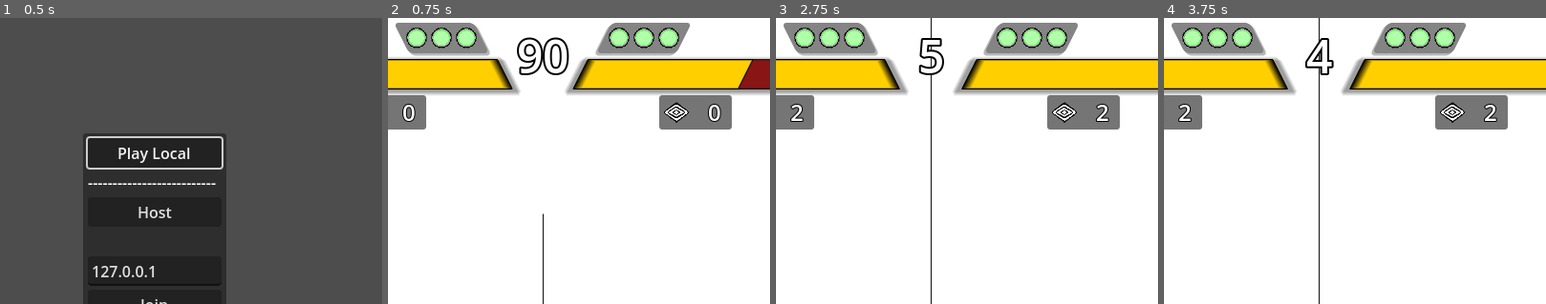
Above: before the commit, frames 1-4 (left to right).
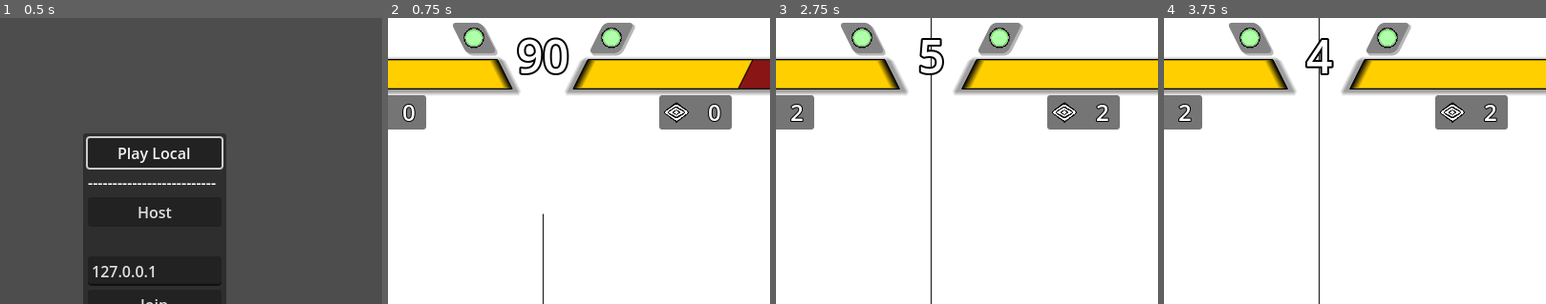
Above: after the commit, the same moments.

Repository: SamBumgardner/spellstrike
Game: Godot game, scene res://network/main.tscn
Two runs of this game, one before a commit and one after it. Both use one fixed random seed, a clock stepped at 60 frames per second and the inputs below.
Inputs (mouse positions are % of the whole screen's width and height, from its top left):
- Up to frame 1 (0.5 s): no input
- Up to frame 2 (0.75 s): click "Play Local" at 0.5 s
- Up to frame 3 (2.75 s): tap Enter at 1.25 s; move the mouse to (72, 45) at 1.27 s; hold Up 1.28-2 s; click (72, 45) at 1.42 s; tap Space at 2 s; drag from (30, 55) to (45, 70) at 2.02 s
- Up to frame 4 (3.75 s): move the mouse to (60, 28) at 2.77 s; hold Up 2.78-3.5 s; tap Enter at 3.5 s; drag from (45, 70) to (75, 70) at 3.52 s
The pictures show only the part of the screen within x 30-80%, y 0-50%; the shares and areas given below are measured in that part.

Frame 1 is identical in both runs. In frame 2, 4.7% of the frame differs, in the area x 2-79%, y 1-14%; in frame 3, 4.7%; in frame 4, 4.7%.

Commit message:
fiddled with rounds tracker to make it resiable
Little clunky to make it happy on both p1 and p2 side. Something to consider more thoroughly in the future.

Diff:
--- a/game/TestGameplay.tscn
+++ b/game/TestGameplay.tscn
@@ -16,6 +16,17 @@
 [ext_resource type="PackedScene" uid="uid://b31xd5gmlo6uy" path="res://ui/RoundTimerDisplay.tscn" id="9_cdte3"]
 [ext_resource type="PackedScene" uid="uid://bdy1yk1bvbqwg" path="res://ui/menu/Notification.tscn" id="9_rb1s8"]
 
+[sub_resource type="StyleBoxFlat" id="StyleBoxFlat_ustvg"]
+bg_color = Color(0.517184, 0.517184, 0.517184, 1)
+skew = Vector2(0.5, 0)
+corner_radius_top_left = 5
+corner_radius_top_right = 5
+corner_radius_bottom_right = 5
+corner_radius_bottom_left = 5
+shadow_color = Color(0, 0, 0, 0.286275)
+shadow_size = 1
+shadow_offset = Vector2(2, 2)
+
 [node name="TestGameplay" type="Node2D"]
 script = ExtResource("1_hel5h")
 
@@ -33,33 +44,27 @@
 theme = ExtResource("2_mo6pi")
 
 [node name="RoundsTracker" parent="UI/BattleHUD" instance=ExtResource("4_p4lva")]
-layout_mode = 0
-anchors_preset = 0
-anchor_left = 0.0
+layout_mode = 1
+anchors_preset = -1
 anchor_top = 0.0
-anchor_right = 0.0
 anchor_bottom = 0.0
-offset_left = 252.0
 offset_top = 5.0
-offset_right = 336.0
+offset_right = -456.0
+offset_bottom = 37.0
+grow_vertical = 1
+
+[node name="RoundsTracker2" parent="UI/BattleHUD" instance=ExtResource("4_p4lva")]
+layout_mode = 1
+anchors_preset = -1
+anchor_top = 0.0
+anchor_bottom = 0.0
+offset_left = -344.0
+offset_top = 5.0
+offset_right = -312.0
 offset_bottom = 37.0
 grow_horizontal = 1
 grow_vertical = 1
-
-[node name="RoundsTracker2" parent="UI/BattleHUD" instance=ExtResource("4_p4lva")]
-layout_mode = 0
-anchors_preset = 0
-anchor_left = 0.0
-anchor_top = 0.0
-anchor_right = 0.0
-anchor_bottom = 0.0
-offset_left = 548.0
-offset_top = 5.0
-offset_right = 632.0
-offset_bottom = 37.0
-grow_horizontal = 1
-grow_vertical = 1
-scale = Vector2(-1, 1)
+theme_override_styles/panel = SubResource("StyleBoxFlat_ustvg")
 
 [node name="HealthTracker" parent="UI/BattleHUD" instance=ExtResource("2_cvjpa")]
 custom_minimum_size = Vector2(335, 0)
@@ -103,6 +108,7 @@
 offset_right = -45.0
 offset_bottom = 43.0
 grow_horizontal = 0
+tracking_side = 1
 
 [node name="MatchOver" type="Label" parent="UI/BattleHUD" groups=["network_sync"]]
 visible = false
--- a/game/ui/RoundsTracker.tscn
+++ b/game/ui/RoundsTracker.tscn
@@ -1,23 +1,25 @@
-[gd_scene load_steps=4 format=3 uid="uid://dtt77h6lbqwi4"]
+[gd_scene load_steps=5 format=3 uid="uid://dtt77h6lbqwi4"]
 
 [ext_resource type="Theme" uid="uid://g81jjwbmr34u" path="res://ui/themes/RoundsTrackerTheme.tres" id="1_gkewk"]
 [ext_resource type="Texture2D" uid="uid://pb4t6emhw3h4" path="res://assets/art/empty_round_marker.png" id="2_e0gkk"]
+[ext_resource type="Script" path="res://ui/rounds_tracker.gd" id="2_lkxq1"]
 [ext_resource type="Texture2D" uid="uid://c5jq2q3emgwqk" path="res://assets/art/victory_round_marker.png" id="3_uoe8w"]
 
 [node name="RoundsTracker" type="PanelContainer"]
 custom_minimum_size = Vector2(0, 32)
-anchors_preset = 8
-anchor_left = 0.5
+anchors_preset = 6
+anchor_left = 1.0
 anchor_top = 0.5
-anchor_right = 0.5
+anchor_right = 1.0
 anchor_bottom = 0.5
-offset_left = -62.0
-offset_top = -48.0
-offset_right = -20.0
-offset_bottom = -22.0
-grow_horizontal = 2
+offset_left = -84.0
+offset_top = -16.0
+offset_right = -52.0
+offset_bottom = 16.0
+grow_horizontal = 0
 grow_vertical = 2
 theme = ExtResource("1_gkewk")
+script = ExtResource("2_lkxq1")
 
 [node name="Panel" type="MarginContainer" parent="."]
 layout_mode = 2
@@ -31,18 +33,6 @@
 expand_mode = 3
 stretch_mode = 4
 
-[node name="TextureRect2" type="TextureRect" parent="Panel/EmptySlots"]
-layout_mode = 2
-texture = ExtResource("2_e0gkk")
-expand_mode = 3
-stretch_mode = 4
-
-[node name="TextureRect3" type="TextureRect" parent="Panel/EmptySlots"]
-layout_mode = 2
-texture = ExtResource("2_e0gkk")
-expand_mode = 3
-stretch_mode = 4
-
 [node name="RoundWinIcons" type="HBoxContainer" parent="Panel"]
 layout_mode = 2
 
@@ -51,15 +41,3 @@
 texture = ExtResource("3_uoe8w")
 expand_mode = 3
 stretch_mode = 4
-
-[node name="TextureRect2" type="TextureRect" parent="Panel/RoundWinIcons"]
-layout_mode = 2
-texture = ExtResource("3_uoe8w")
-expand_mode = 3
-stretch_mode = 4
-
-[node name="TextureRect3" type="TextureRect" parent="Panel/RoundWinIcons"]
-layout_mode = 2
-texture = ExtResource("3_uoe8w")
-expand_mode = 3
-stretch_mode = 4
--- /dev/null
+++ b/game/ui/rounds_tracker.gd
@@ -0,0 +1,17 @@
+class_name RoundsTracker extends PanelContainer
+
+@export var tracking_side: Player.Side
+
+@onready var empty_slots_container = $Panel/EmptySlots
+@onready var round_win_container = $Panel/RoundWinIcons
+
+var max_rounds: int
+var rounds_won: int = 0
+
+func _init(starting_won: int = 0, starting_max_rounds = 0) -> void:
+    rounds_won = starting_won
+    max_rounds = starting_max_rounds
+
+func _ready() -> void:
+    # use max_rounds to decide how many copies of the texture rect should be created in both containers
+    pass
--- a/game/ui/themes/RoundsTrackerTheme.tres
+++ b/game/ui/themes/RoundsTrackerTheme.tres
@@ -1,19 +1,10 @@
 [gd_resource type="Theme" load_steps=2 format=3 uid="uid://g81jjwbmr34u"]
 
-[sub_resource type="StyleBoxFlat" id="StyleBoxFlat_jslwh"]
-bg_color = Color(0.517184, 0.517184, 0.517184, 1)
-skew = Vector2(-0.5, 0)
-corner_radius_top_left = 5
-corner_radius_top_right = 5
-corner_radius_bottom_right = 5
-corner_radius_bottom_left = 5
-shadow_color = Color(0, 0, 0, 0.286275)
-shadow_size = 1
-shadow_offset = Vector2(2, 2)
+[ext_resource type="StyleBox" uid="uid://dl1m2lm887myq" path="res://ui/themes/round_tracker_panel.tres" id="1_cuvvo"]
 
 [resource]
 MarginContainer/constants/margin_bottom = 5
 MarginContainer/constants/margin_left = 5
 MarginContainer/constants/margin_right = 5
 MarginContainer/constants/margin_top = 5
-PanelContainer/styles/panel = SubResource("StyleBoxFlat_jslwh")
+PanelContainer/styles/panel = ExtResource("1_cuvvo")
--- /dev/null
+++ b/game/ui/themes/round_tracker_panel.tres
@@ -0,0 +1,12 @@
+[gd_resource type="StyleBoxFlat" format=3 uid="uid://dl1m2lm887myq"]
+
+[resource]
+bg_color = Color(0.517184, 0.517184, 0.517184, 1)
+skew = Vector2(-0.5, 0)
+corner_radius_top_left = 5
+corner_radius_top_right = 5
+corner_radius_bottom_right = 5
+corner_radius_bottom_left = 5
+shadow_color = Color(0, 0, 0, 0.286275)
+shadow_size = 1
+shadow_offset = Vector2(2, 2)
Not shown: 1 places in game/TestGameplay.tscn that only renumber resources
